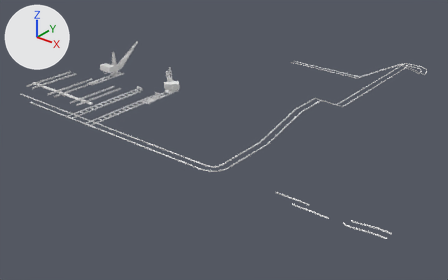
Before and after pictures for a commit that changed the FBX model Assets/Environment/Unique/Scene_A/SM_Scene_A_Metal00.fbx.
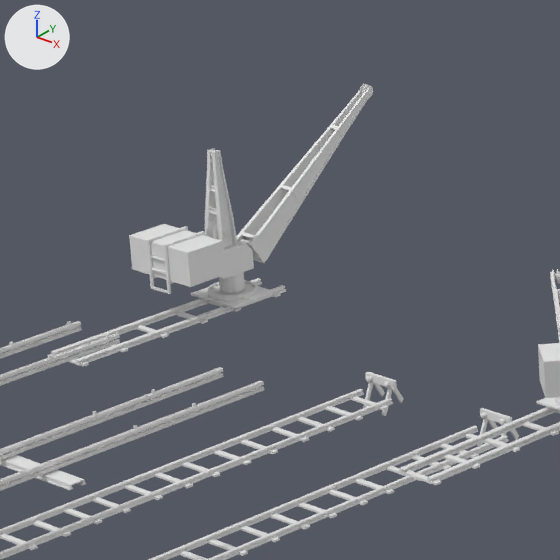
There are two pictures of each version: one whole from a camera (50 mm lens) standing at (292.6, -345.1, 89.5) and looking at (92.8, -95.3, -65.3), one close up on the part from 18% to 37% of the width and 10% to 41% of the height. Lighting does not change. The marker at upper left points along +X, +Y and +Z. Materials are left out; every surface is plain grey. Where no turn or scale is listed for an object, it has been applied to the vertices. Vertices at the same position are counted once.

Script lines for the objects in view, before the commit:
```python
me_cube_077 = bpy.data.meshes.new('Cube.077')
me_cube_077.from_pydata(...)  # 6538 vertices, 5852 faces; spans x 14.0..226.0, y -180.0..60.0, z -70.0..-17.0
# faces by material slot: [416, 1510, 3926]
me_cube_077.materials.append(mat_concreteeclatax1)
me_cube_077.materials.append(mat_metalrust)
me_cube_077.materials.append(mat_rust)
ob_sm_scene_a_metal00 = bpy.data.objects.new('SM_Scene_A_Metal00', me_cube_077)
ob_sm_scene_a_metal00.location = (0.0, 0.0, 0.0)
```
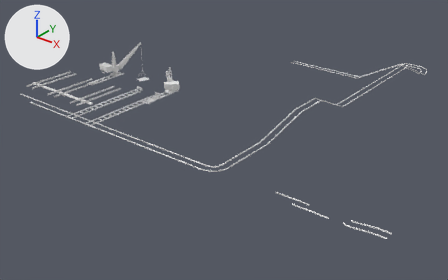
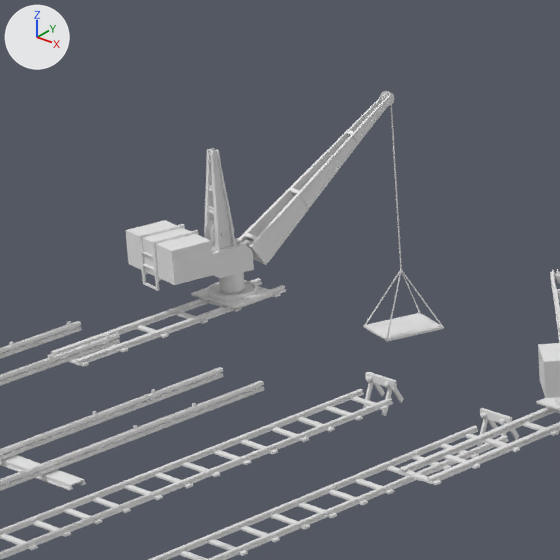
Scene script edits in JSON lines:
```json
{"block": "me_cube_077", "where": "# used by ob_sm_scene_a_metal00; location = (0.0, 0.0, 0.0)"}
{"op": "remove", "block": "me_cube_077", "code": "me_cube_077.from_pydata(...)  # 6538 vertices, 5852 faces; spans x 14.0..226.0, y -180.0..60.0, z -70.0..-17.0"}
{"op": "add", "block": "me_cube_077", "code": "me_cube_077.from_pydata(...)  # 6612 vertices, 5902 faces; spans x 14.0..226.0, y -180.0..60.0, z -70.0..-17.0"}
{"block": "me_cube_077", "change": "me_cube_077 part 1: a new loose piece of 32 vertices spanning x 32.0..38.0, y -105.0..-98.0, z -40.0"}
{"block": "me_cube_077", "change": "me_cube_077 part 2: 560 vertices moved from x 28.0..36.0, y -127.0..-100.0, z -32.0..-17.0 to x 27.0..36.0, y -127.0..-101.0, z -32.0..-17.0; 272 vertices removed from x 31.0..33.0, y -127.0..-110.0, z -32.0..-19.0; 314 vertices added at x 29.0..38.0, y -127.0..-98.0, z -40.0..-18.0"}
```

Location of each change, (x1, y1, x2, y2) in pixels of the close-ups (560 x 560 px; the box of a moved part takes in the faces that stretch with it):
```json
{"object": "SM_Scene_A_Metal00", "change": "reshaped", "before": [0, 84, 560, 560], "after": [0, 91, 560, 560]}
{"part": 1, "of": "me_cube_077", "change": "added", "after": [364, 313, 444, 341]}
{"part": 2, "of": "me_cube_077", "change": "moved or reshaped", "before": [129, 90, 363, 294], "after": [126, 97, 443, 339]}
```
